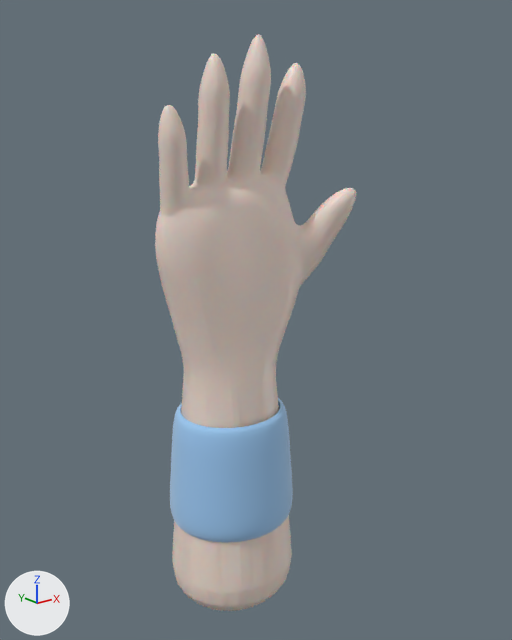
What one commit did to the Blender file assets/Arm.blend.
Before and after are seen from a camera (50 mm lens) standing at (-2.1, -2.84, 2.81) and looking at (0.17, -0.01, 1.68). Lighting does not change. The marker at lower left points along +X, +Y and +Z. The older version comes first.

Before the edit, the objects in view are built like this:
```python
me_stylized_hand_mesh = bpy.data.meshes.new('Stylized_Hand_Mesh')
me_stylized_hand_mesh.from_pydata(...)  # 10226 vertices, 5420 faces; spans x -0.41..0.63, y -0.33..0.33, z 0.01..3.09
me_stylized_hand_mesh.polygons.foreach_set('use_smooth', [True] * 5420)
me_stylized_hand_mesh.materials.append(mat_stylized_skin_mat)  # pale pink #f0ddd1
me_stylized_hand_mesh_001 = bpy.data.meshes.new('Stylized_Hand_Mesh.001')
me_stylized_hand_mesh_001.from_pydata(...)  # 1632 vertices, 1536 faces; spans x -0.351..0.351, y -0.331..0.331, z 0.58..1.22
me_stylized_hand_mesh_001.polygons.foreach_set('use_smooth', [True] * 1536)
me_stylized_hand_mesh_001.materials.append(mat_stylized_band_mat)  # blue #97c5ef
ob_band = bpy.data.objects.new('Band', me_stylized_hand_mesh_001)
ob_band.parent = ob_stylized_hand
ob_band.location = (0.0, 0.0, 0.0)
ob_stylized_hand = bpy.data.objects.new('Stylized_Hand', me_stylized_hand_mesh)
ob_stylized_hand.location = (0.0, 0.0, 0.0)
```
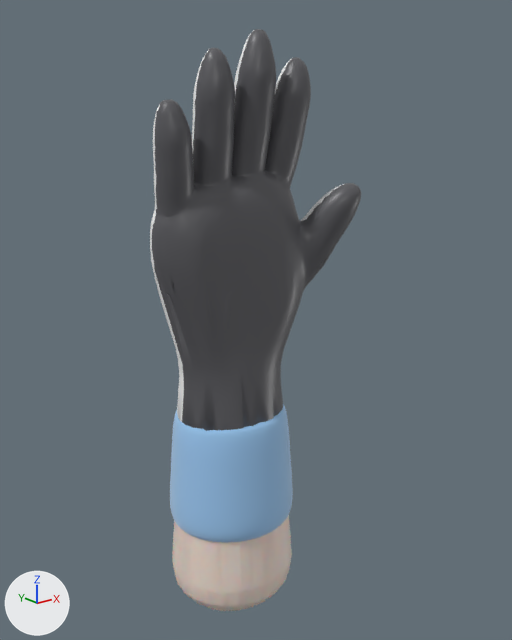
Where the change shows, as pixel boxes [x1, y1, x2, y2] in the pictures (512 x 640 px):
'Stylized_Hand_Glove', added
    after: [150, 29, 361, 431]
    faces in mat_glove_palm (dark grey #59595d): [152, 29, 361, 431]
    faces in mat_glove_back (white #f6f6f6): [150, 30, 344, 422]
'Stylized_Hand', unchanged, covered by the edit
    before: [155, 35, 356, 611]
    after: [172, 515, 292, 611]

The edits, one by one:
Material 'Glove_Palm' (mat_glove_palm) is new.
Its base color is (0.1, 0.1, 0.11) (dark grey #59595d).
Its roughness is 0.4.
Material 'Glove_Back' (mat_glove_back) is new.
Its base color is (0.92, 0.92, 0.92) (white #f6f6f6).
Its roughness is 0.85.
Mesh me_stylized_hand_glove_mesh_001 is new.
It has 7524 vertices, 12699 faces and spans x -0.44..0.65, y -0.32..0.29, z 1.09..3.11.
Faces by material slot: [6099, 6600].
It uses material mat_glove_back (white #f6f6f6).
It uses material mat_glove_palm (dark grey #59595d).
Object 'Stylized_Hand_Glove' (ob_stylized_hand_glove) is new; it shows me_stylized_hand_glove_mesh_001.
Its location is (0.0, 0.0, 0.0).
